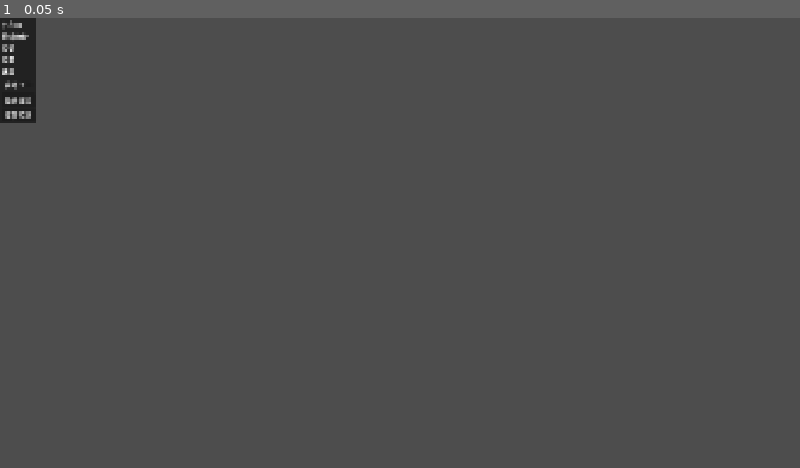
Above: before the commit, frame 1.
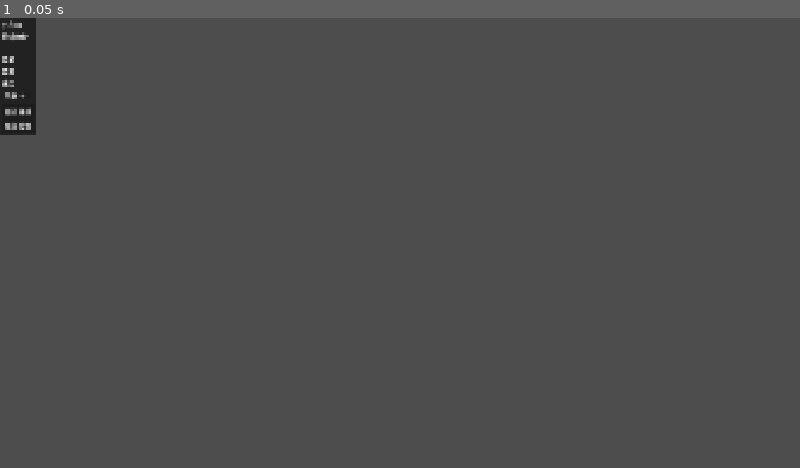
Above: after the commit, the same moment.

Repository: LYK-ce/Pictor
Game: Godot game, scene res://src/ui/WebSocket/vehicle_panel.tscn
Two runs of this game, one before a commit and one after it. Both use one fixed random seed, a clock stepped at 60 frames per second and the inputs below. This scene is started directly instead of the project's main scene.
Inputs:
- Up to frame 1 (0.05 s): no input

The runs differ from the first frame. In frame 1, 0.3% of the frame differs, in the area x 0-5%, y 5-26%.

Commit message:
vehicle panel mode label

Diff:
--- a/src/ui/WebSocket/vehicle_panel.tscn
+++ b/src/ui/WebSocket/vehicle_panel.tscn
@@ -29,6 +29,9 @@
 layout_mode = 2
 text = "网络地址"
 
+[node name="Mode" type="Label" parent="VBoxContainer" unique_id=1771886883]
+layout_mode = 2
+
 [node name="Pose" type="Label" parent="VBoxContainer" unique_id=120379300]
 layout_mode = 2
 text = "位姿"
